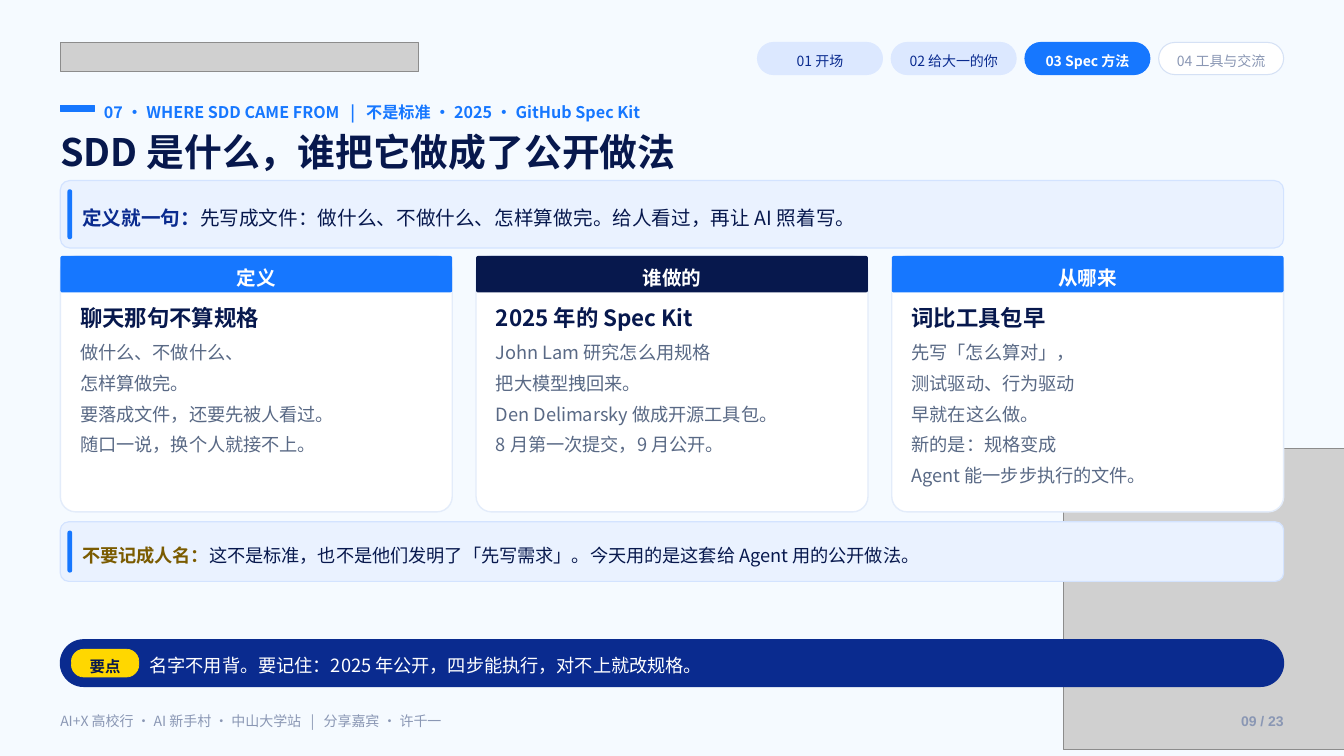
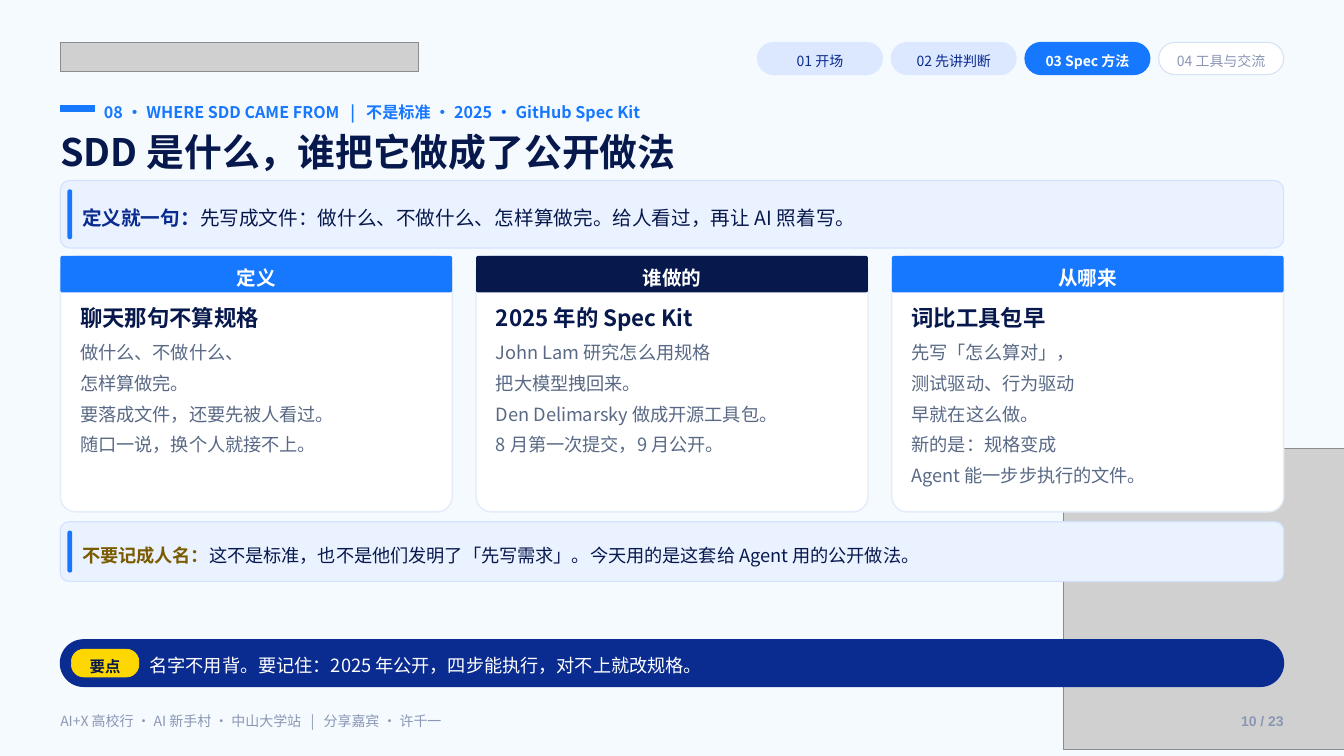
Before and after one commit to Frocir/aix-talk, a slide deck: slide 10 of aix-talk-26pages.pptx (slide 9 before the commit). Drawn at 1344x756 pixels with LibreOffice and Linux fonts; fonts in the diff are those of the drawing; grey boxes stand for pictures. Boxes give left, top, right and bottom in pixels: in the first picture for what was removed or moved away, otherwise in the second. Text is boxed around its words. In the diff, an @@ line names an element or a change of style, - is before the commit and + after.

```diff
--- a/aix-talk-26pages.pptx
+++ b/aix-talk-26pages.pptx
@@ text at (917,54,991,67): text changed @@
-02 给大一的你
+02 先讲判断
@@ text at (104,104,640,122): text changed @@
-07 · WHERE SDD CAME FROM | 不是标准 · 2025 · GitHub Spec Kit
+08 · WHERE SDD CAME FROM | 不是标准 · 2025 · GitHub Spec Kit
@@ text at (1241,716,1284,726): text changed @@
-09 / 23
+10 / 23
```
Also in this commit, not shown: 20 other slides changed, 1 other file.
